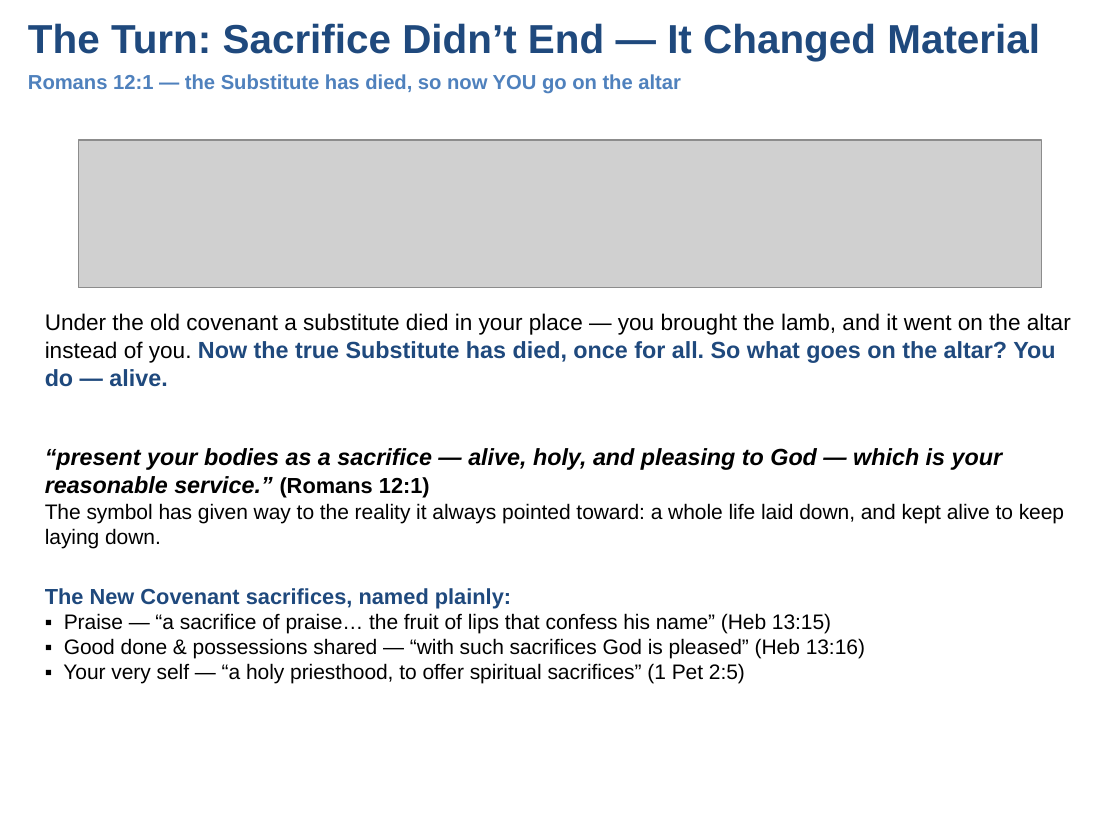
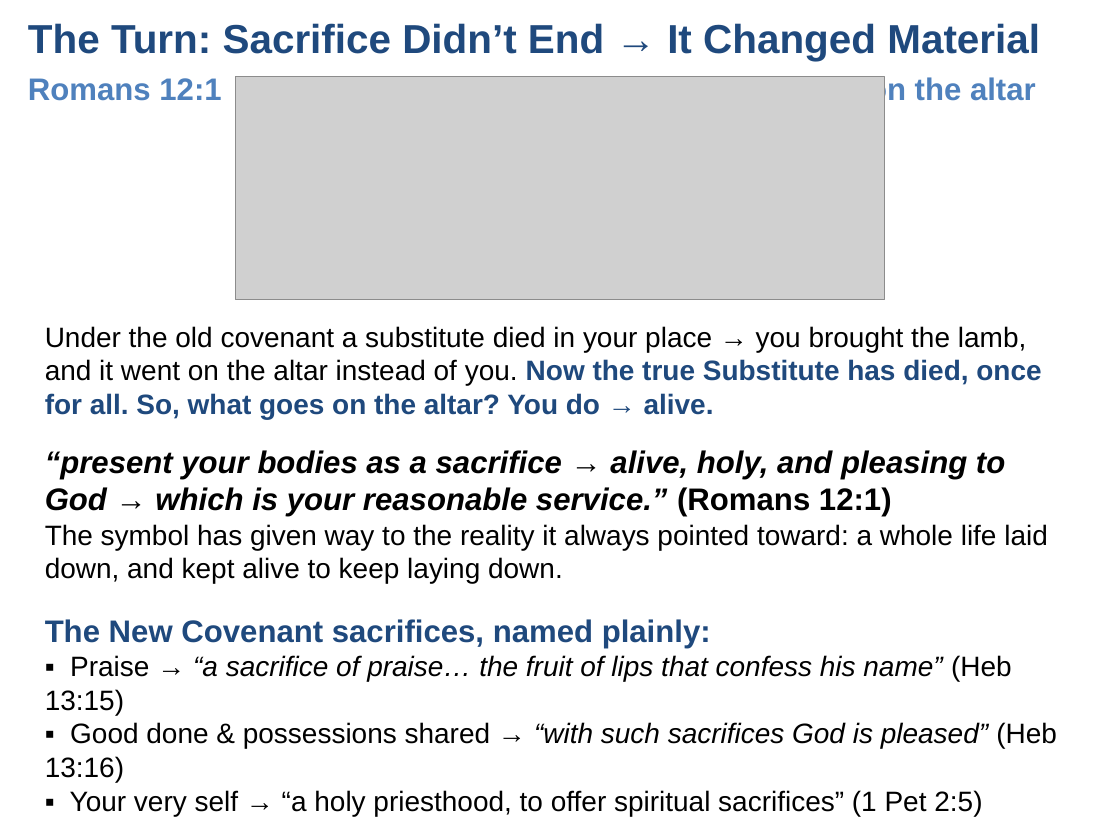
Before and after one commit to UsefulEngines/EvangelismPublic, a slide deck: slide 3 of 2026-Q4/09-TheAlterToday/Week09-TheAltarToday.pptx. Drawn at 1120x840 pixels with LibreOffice and Linux fonts; fonts in the diff are those of the drawing; grey boxes stand for pictures. Boxes give left, top, right and bottom in pixels: in the first picture for what was removed or moved away, otherwise in the second. Text is boxed around its words. In the diff, an @@ line names an element or a change of style, - is before the commit and + after.

```diff
--- a/2026-Q4/09-TheAlterToday/Week09-TheAltarToday.pptx
+++ b/2026-Q4/09-TheAlterToday/Week09-TheAltarToday.pptx
@@ text at bbox=[28, 23, 1040, 61]: text changed @@
-The Turn: Sacrifice Didn’t End — It Changed Material
+The Turn: Sacrifice Didn’t End → It Changed Material
@@ text at bbox=[28, 75, 1036, 106]: text changed; size 13 to 20 pt @@
-Romans 12:1 — the Substitute has died, so now YOU go on the altar
+Romans 12:1 → the Substitute has died, so now YOU go on the altar
@@ picture: place and size @@
-picture at bbox=[78, 140, 1042, 288]
+picture at bbox=[235, 77, 885, 300]
@@ text at bbox=[45, 326, 1041, 419]: text changed; size 14.5 to 18 pt @@
-Under the old covenant a substitute died in your place — you brought the lamb, and it went on the altar instead of you. Now the true Substitute has died, once for all. So what goes on the altar? You do — alive.
+Under the old covenant a substitute died in your place → you brought the lamb, and it went on the altar instead of you. Now the true Substitute has died, once for all. So, what goes on the altar? You do → alive.
@@ text at bbox=[45, 450, 1005, 517]: text changed; size 15 to 20 pt @@
-“present your bodies as a sacrifice — alive, holy, and pleasing to God — which is your reasonable service.” (Romans 12:1)
+“present your bodies as a sacrifice → alive, holy, and pleasing to God → which is your reasonable service.” (Romans 12:1)
@@ text at bbox=[45, 524, 1048, 583]: size 13.5 to 18 pt in "The symbol has given way to the ..." @@
@@ text at bbox=[45, 619, 1057, 816]: text changed; size 13.5 to 18 pt @@
-The New Covenant sacrifices, named plainly:
-▪ Praise — “a sacrifice of praise… the fruit of lips that confess his name” (Heb 13:15)
-▪ Good done & possessions shared — “with such sacrifices God is pleased” (Heb 13:16)
-▪ Your very self — “a holy priesthood, to offer spiritual sacrifices” (1 Pet 2:5)
+The New Covenant sacrifices, named plainly:
+▪ Praise → “a sacrifice of praise… the fruit of lips that confess his name” (Heb 13:15)
+▪ Good done & possessions shared → “with such sacrifices God is pleased” (Heb 13:16)
+▪ Your very self → “a holy priesthood, to offer spiritual sacrifices” (1 Pet 2:5)
```
Also in this commit, not shown: 6 other slides changed, 5 other files.
